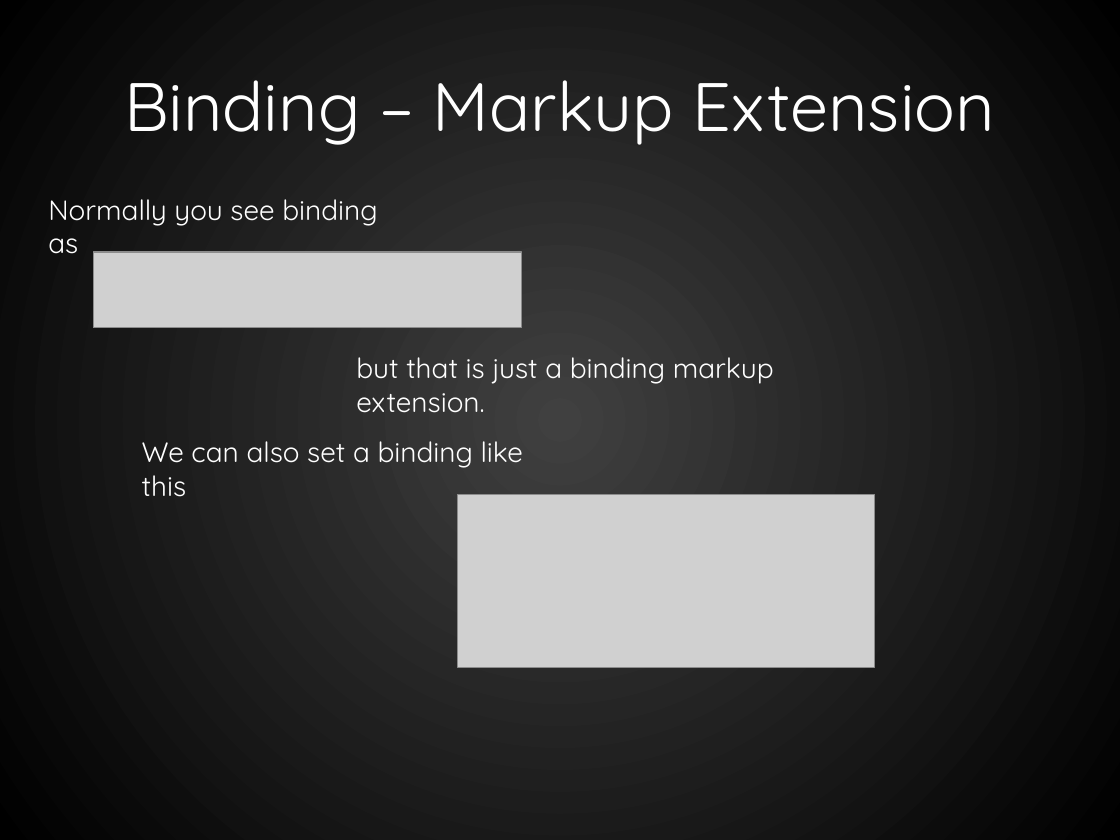
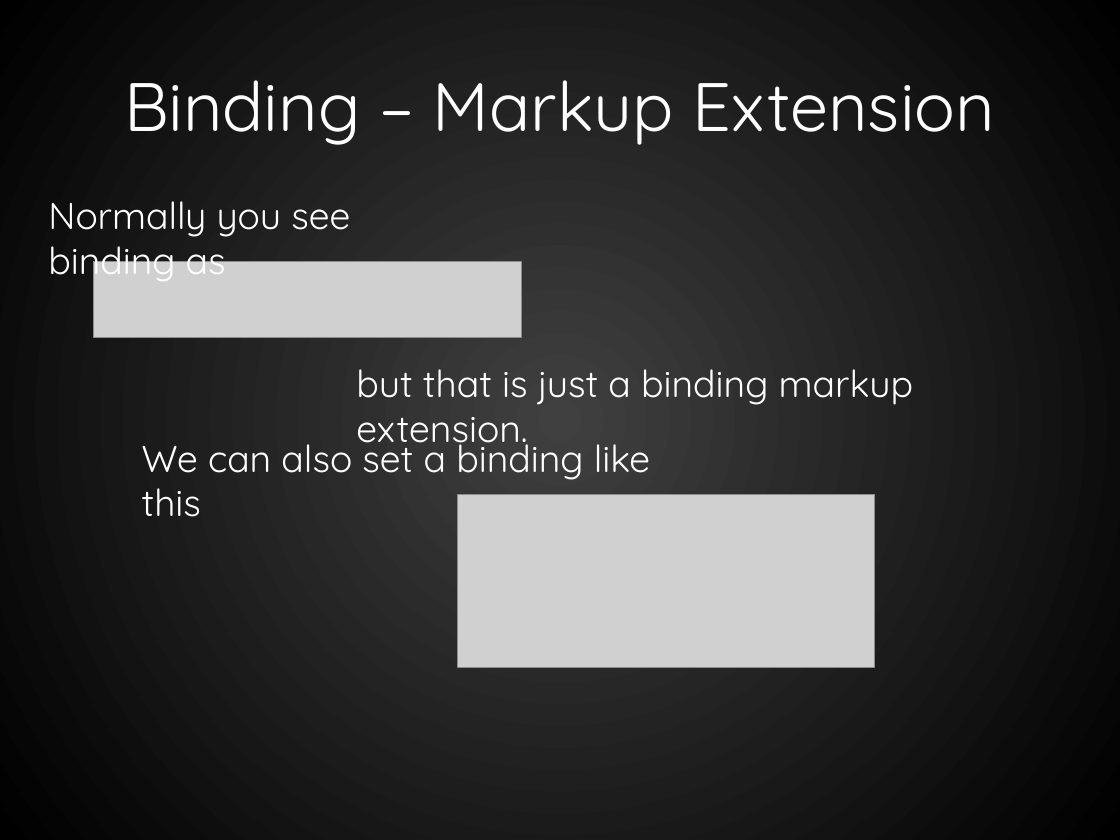
Before and after one commit to RookieOne/WPF-Input-Validation, a slide deck: slide 10 of WPF Validation.pptx (slide 6 before the commit). Drawn at 1120x840 pixels with LibreOffice and Linux fonts; fonts in the diff are those of the drawing; grey boxes stand for pictures. Boxes give left, top, right and bottom in pixels: in the first picture for what was removed or moved away, otherwise in the second. Text is boxed around its words. In the diff, an @@ line names an element or a change of style, - is before the commit and + after.

```diff
--- a/WPF Validation.pptx
+++ b/WPF Validation.pptx
@@ picture: place and size @@
-picture at (93, 252, 521, 328)
+picture at (93, 261, 521, 337)
@@ size 18 to 24 pt in 3 elements at (142, 433, 651, 517), (48, 201, 350, 284), (356, 369, 913, 452) @@
@@ text "but that is just a ...": place and size @@
-text "but that is just a ..." at (356, 357, 774, 413)
+text "but that is just a ..." at (356, 369, 913, 452)
```
Also in this commit, not shown: 12 other slides changed, 10 slides added, 1 slide removed, 6 other files.
